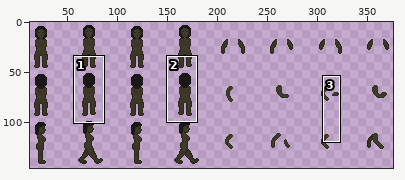
Two versions of one sprite sheet, dist/media/textures/kadijah.png. Above, an overview of the earlier version with the close-up marked.
Close-up. The starting point:
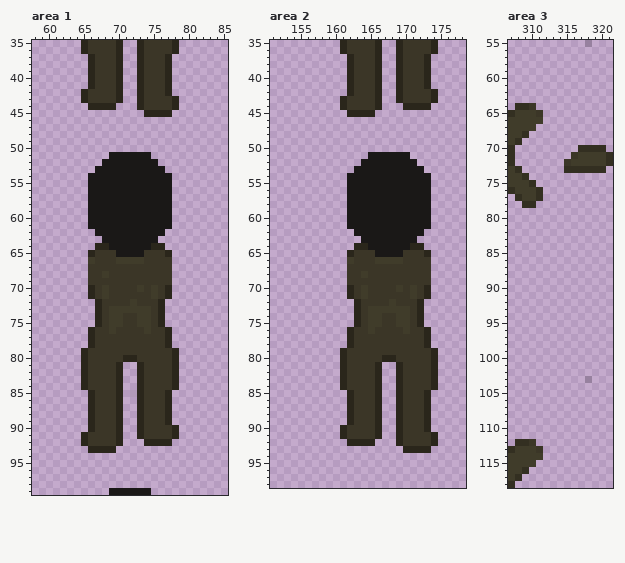
The file is 384x384 pixels. Pixels under 10% opacity are left out. Colours within 5 levels of each other are drawn and written as one. Shown: area 1: x 58..85, y 35..99; area 2: x 151..178, y 35..98; area 3: x 307..321, y 55..118. The wide view leaves out empty margins. The commit also changed other parts of the picture, which this record leaves out.
The result:
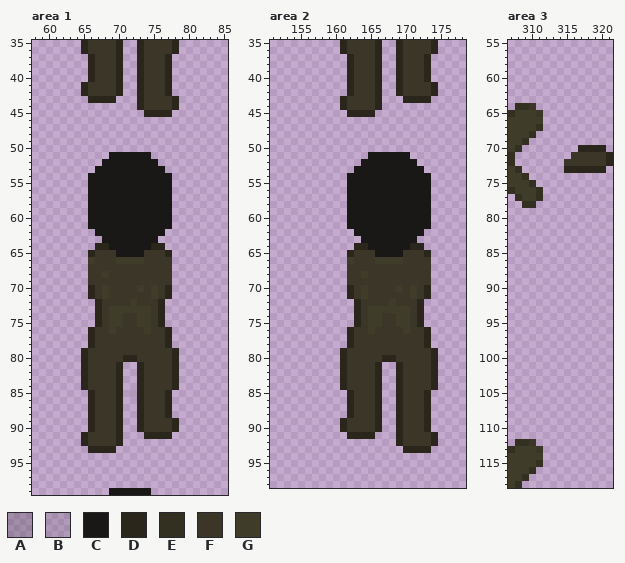
Palette (. is transparent): A #0000002c  B #0707071a  C #1a1817  D #2a261b  E #332f21  F #3b3627  G #403c2a
Difference:
Area 1:
The author put colour D in row 41 at x 65; in row 89 at x 78.
Colour F becomes colour D in row 43 at x 66 to 69; in row 91 at x 74 to 77.
Colour D becomes colour F in row 41 at x 66; in row 89 at x 77.
Colour D is gone in row 43 at x 65 and 70; in row 44 at x 66 to 69; in row 91 at x 73 and 78; in row 92 at x 74 to 77.
Area 2:
The author put colour D in row 41 at x 174; in row 89 at x 161.
Colour F becomes colour D in row 43 at x 170 to 173; in row 91 at x 162 to 165.
Colour D becomes colour F in row 41 at x 173; in row 89 at x 162.
Colour D is gone in row 43 at x 169 and 174; in row 44 at x 170 to 173; in row 91 at x 161 and 166; in row 92 at x 162 to 165.
Area 3:
Colour E becomes colour D in row 70 at x 317 to 320; in rows 71 to 72 at x 321; in row 73 at x 315 to 320.
The author put colour E in row 67 at x 311; in row 68 at x 310; in row 69 at x 309; in row 70 at x 308; in row 115 at x 311; in row 116 at x 310.
The author put colour E in row 117 at x 309; in row 118 at x 308.
Colour G becomes colour F in row 71 at x 317 to 320; in row 72 at x 316 to 320.
Colour E becomes colour G in row 68 at x 309; in row 69 at x 308; in row 70 at x 307; in row 116 at x 309; in row 117 at x 308; in row 118 at x 307.
Colour A is gone in row 55 at x 318; in row 103 at x 318.
